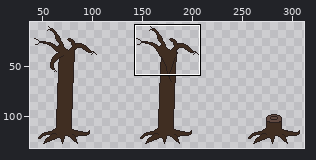
File history of a pixel-art file, Sprites/Map/Tree Sheet.aseprite. The picture above shows the old version from afar; the outline marks the close-up.
Close-up. First the earlier version:
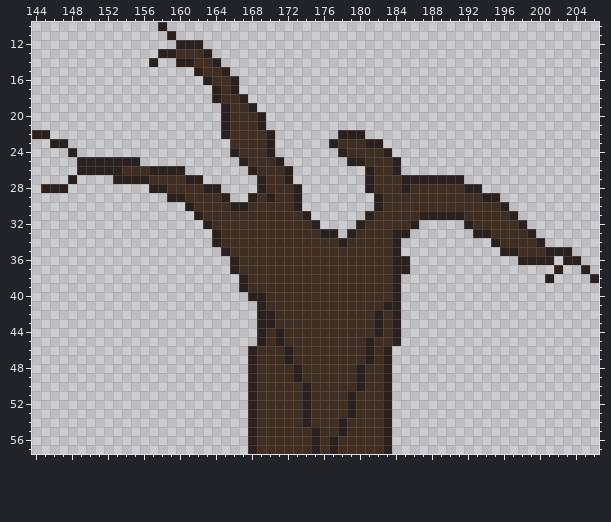
640x640 pixels, 1 frame. Shown: x 144..206, y 10..57. The wide view leaves out empty margins.
New version:
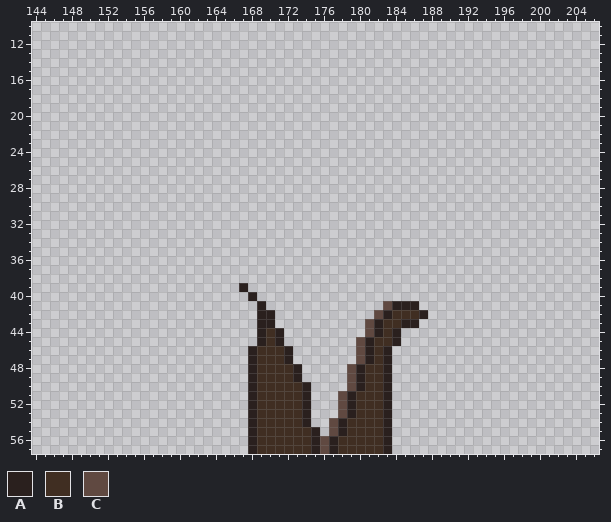
Palette (. is transparent): A #2a201e  B #402e22  C #604941
Change:
--- layer "Layer 1"
@@ x 144..206 @@
-10 ..............A................................................
-11 ...............A...............................................
-12 ................AAA............................................
-13 ..............AABBBA...........................................
-14 .............A..AABBA..........................................
-15 ..................ABBA.........................................
-16 ...................ABBA........................................
-17 ....................ABA........................................
-18 ....................ABBA.......................................
-19 .....................ABBA......................................
-20 .....................ABBBA.....................................
-21 .....................ABBBA.....................................
-22 AA...................ABBBBA.......AAA..........................
-23 ..AA..................BBBBA......ABBBAA........................
-24 ....A.................ABBBA.......ABBBBA.......................
-25 .....AAAAAAA...........ABBBA.......AABBBA......................
-26 .....AAAAABBBAAAA.......ABBBA........ABBA......................
-27 ....A....AAAABBBBAA......ABBA........ABBBAAAAAAA...............
-28 .AAA.........AABBBBAA....ABBBA.......ABBBABBBBBBAA.............
-29 ...............AABBBBA..ABABBA........ABBBBBBBBBBBAA...........
-30 .................ABBBBAABBBBBA........ABBBBBBBBBBBBBA..........
-31 ..................ABBBBBBBBBBBA......ABBBBBAAAAABBBBBA.........
-32 ...................ABBBBBBBBBBBA....ABBBBBA.....ABBBBBA........
-33 ....................ABBBBBBBBBBBAA.ABBBBAA.......AABBBBA.......
-34 ....................ABBBBBBBBBBBBBABBBBBA..........ABBBBA......
-35 .....................ABBBBBBBBBBBBBBBBBBA...........AABBBAAA...
-36 ......................ABBBBBBBBBBBBBBBBBAA............AAAA.AA..
-37 ......................ABBBBBBBBBBBBBBBBBAA................A..A.
-38 .......................ABBBBBBBBBBBBBBBBA................A....A
-39 .......................ABBBBBBBBBBBBBBBBA......................
-40 ........................AABBBBBBBBBBBBBBA......................
-41 .........................ABBBBBBBBBBBBBAA......................
-42 .........................AABBBBBBBBBBBABA......................
-43 .........................AABBBBBBBBBBBABA......................
-44 .........................ABABBBBBBBBBBABA......................
-45 .........................ABABBBBBBBBBABBA......................
-46 ........................ABBBABBBBBBBBABA.......................
-47 ........................ABBBABBBBBBBBABA.......................
-48 ........................ABBBBABBBBBBABBA.......................
-49 ........................ABBBBABBBBBBABBA.......................
-50 ........................ABBBBBABBBBBABBA.......................
-51 ........................ABBBBBABBBBABBBA.......................
-52 ........................ABBBBBABBBBABBBA.......................
-53 ........................ABBBBBABBBBABBBA.......................
-54 ........................ABBBBBABBBABBBBA.......................
-55 ........................ABBBBBBABBABBBBA.......................
-56 ........................ABBBBBBABABBBBBA.......................
-57 ........................ABBBBBBABABBBBBA.......................
+10 ...............................................................
+11 ...............................................................
+12 ...............................................................
+13 ...............................................................
+14 ...............................................................
+15 ...............................................................
+16 ...............................................................
+17 ...............................................................
+18 ...............................................................
+19 ...............................................................
+20 ...............................................................
+21 ...............................................................
+22 ...............................................................
+23 ...............................................................
+24 ...............................................................
+25 ...............................................................
+26 ...............................................................
+27 ...............................................................
+28 ...............................................................
+29 ...............................................................
+30 ...............................................................
+31 ...............................................................
+32 ...............................................................
+33 ...............................................................
+34 ...............................................................
+35 ...............................................................
+36 ...............................................................
+37 ...............................................................
+38 ...............................................................
+39 .......................A.......................................
+40 ........................A......................................
+41 .........................A.............CAAA....................
+42 .........................AA...........CABBBA...................
+43 .........................AA..........CABBAA....................
+44 .........................ABA.........CABA......................
+45 .........................ABA........CABBA......................
+46 ........................ABBBA.......CABA.......................
+47 ........................ABBBA.......CABA.......................
+48 ........................ABBBBA.....CABBA.......................
+49 ........................ABBBBA.....CABBA.......................
+50 ........................ABBBBBA....CABBA.......................
+51 ........................ABBBBBA...CABBBA.......................
+52 ........................ABBBBBA...CABBBA.......................
+53 ........................ABBBBBA...CABBBA.......................
+54 ........................ABBBBBA..CABBBBA.......................
+55 ........................ABBBBBBA.CABBBBA.......................
+56 ........................ABBBBBBACABBBBBA.......................
+57 ........................ABBBBBBACABBBBBA.......................
Boxes around the changes in both close-ups, in picture pixels (x1, y1, x2, y2):
changed: (32, 22, 599, 454)
